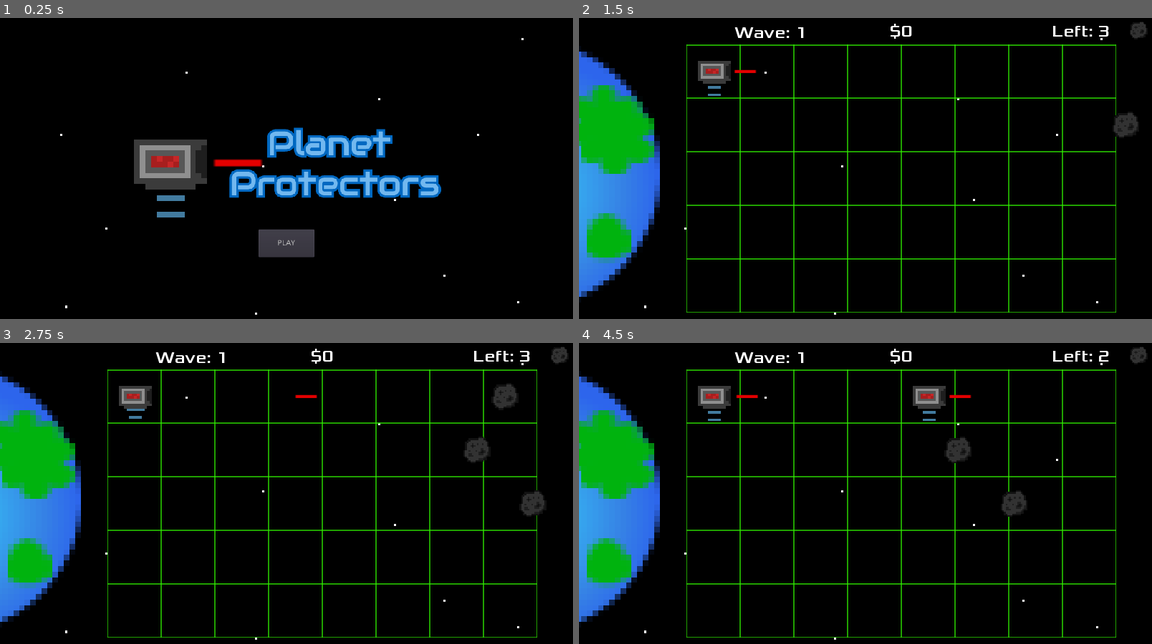
Above: before the commit, frames 1-4 (two rows, left to right).
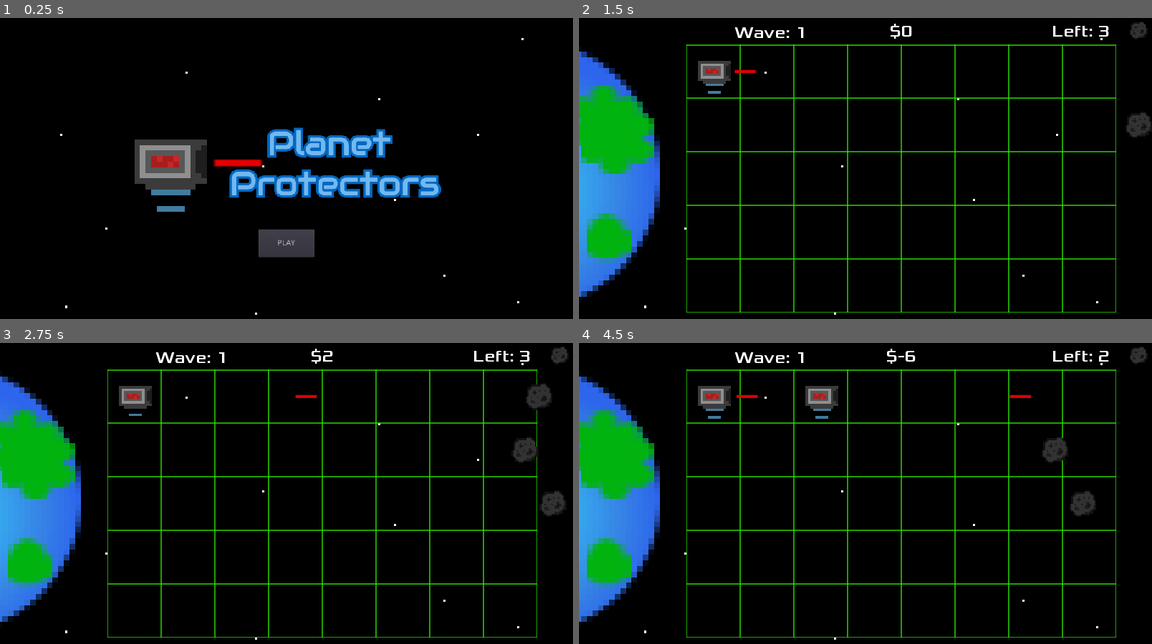
Above: after the commit, the same moments.

Repository: EthanMHolland/PlanetProtectors
Game: Godot game, scene res://src/TitleScreen.tscn
Two runs of this game, one before a commit and one after it. Both use one fixed random seed, a clock stepped at 60 frames per second and the inputs below.
Inputs (mouse positions are in pixels of both pictures, inside the frame that each line leads up to):
- Up to frame 1 (0.25 s): no input
- Up to frame 2 (1.5 s): click "PLAY" at 0.5 s; move the mouse to (710, 72) at 1.27 s; click (710, 72) at 1.35 s
- Up to frame 3 (2.75 s): move the mouse to (189, 397) at 2.02 s; click (189, 397) at 2.1 s
- Up to frame 4 (4.5 s): move the mouse to (819, 397) at 2.77 s; click (819, 397) at 2.85 s; move the mouse to (876, 397) at 3.52 s; click (876, 397) at 3.6 s; move the mouse to (928, 397) at 4.27 s; click (928, 397) at 4.35 s

The runs differ from the first frame. In frame 1, 0.4% of the frame differs, in the area x 23-34%, y 40-67%; in frame 2, 0.4%; in frame 3, 1.5%; in frame 4, 2.2%, in the area x 22-90%, y 1-58%.

Commit message:
Balance Money System

Diff:
--- a/project/src/Asteroid.gd
+++ b/project/src/Asteroid.gd
@@ -2,7 +2,7 @@
 
 signal destroyed
 
-const SPEED := -100
+const SPEED := -50
 
 var _velocity := Vector2()
 
--- a/project/src/LaserTower.tscn
+++ b/project/src/LaserTower.tscn
@@ -39,7 +39,6 @@
 position = Vector2( 0, 1.77778 )
 frames = SubResource( 4 )
 animation = "idling"
-frame = 1
 playing = true
 
 [node name="CollisionShape2D" type="CollisionShape2D" parent="."]
--- a/project/src/Level.gd
+++ b/project/src/Level.gd
@@ -16,6 +16,7 @@
 
 func _ready():
 	_wave_start()
+	$IncreaseMoney.start()
 
 
 func _process(_delta):
@@ -80,10 +81,16 @@
 func _on_AsteroidDestroyed():
 	_asteroids_destroyed += 1
 	_total_asteroids_destroyed += 1
-	_money += 10
+	_money += 2
 
 
 
 func _on_Planet_area_entered(area):
 	if area.is_in_group("Asteroid"):
 		var _change_scene = get_tree().change_scene("res://src/EndScreen.tscn")
+
+
+
+func _on_IncreaseMoney_timeout():
+	_money += 2
+	$IncreaseMoney.start()
--- a/project/src/Level.tscn
+++ b/project/src/Level.tscn
@@ -224,6 +224,10 @@
 __meta__ = {
 "_edit_use_anchors_": false
 }
+
+[node name="IncreaseMoney" type="Timer" parent="."]
+wait_time = 2.0
 [connection signal="area_entered" from="Planet" to="." method="_on_Planet_area_entered"]
 [connection signal="timeout" from="BetweenWavesTimer" to="." method="_on_BetweenWavesTimer_timeout"]
 [connection signal="timeout" from="SpawnerTimer" to="." method="_on_SpawnerTimer_timeout"]
+[connection signal="timeout" from="IncreaseMoney" to="." method="_on_IncreaseMoney_timeout"]
